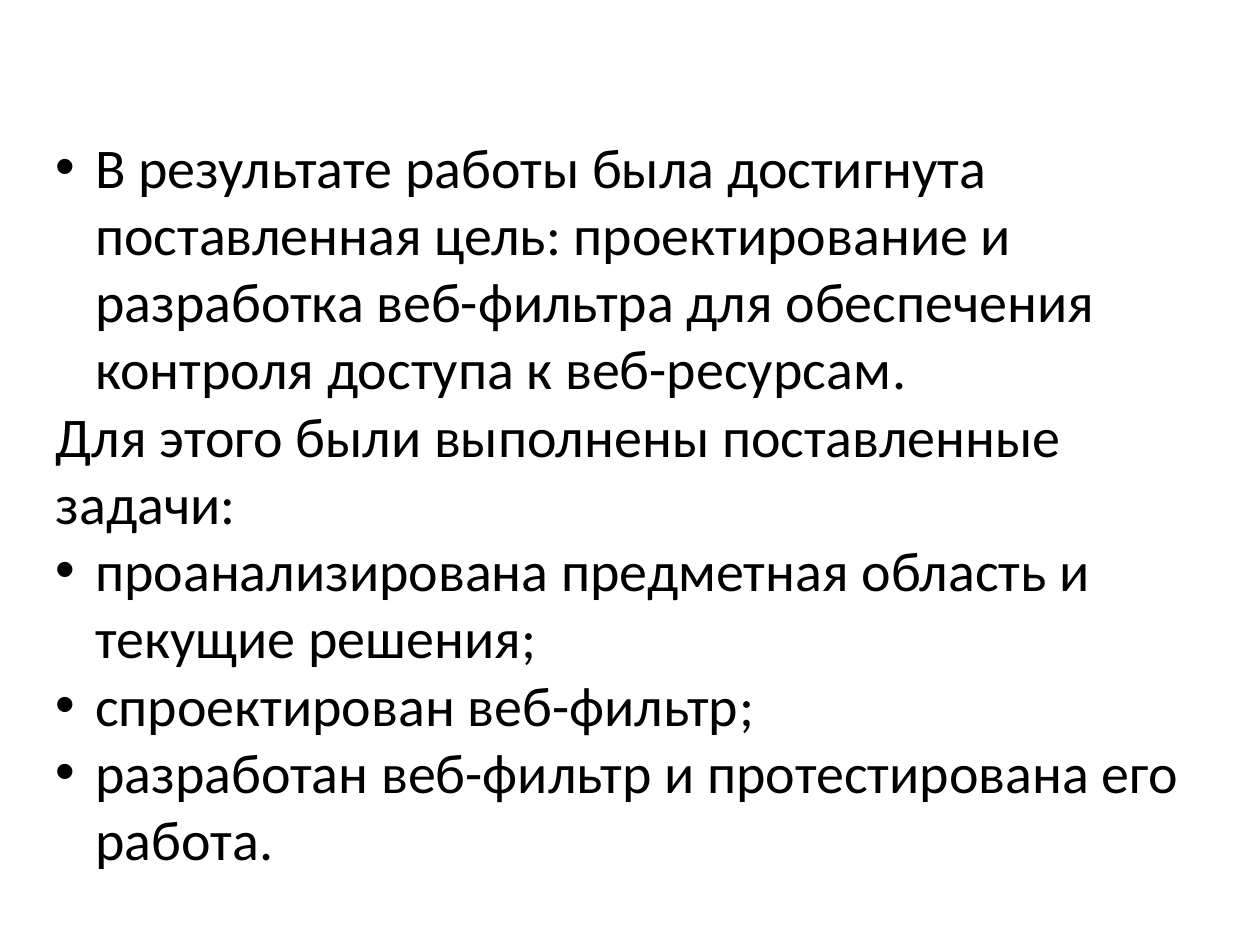
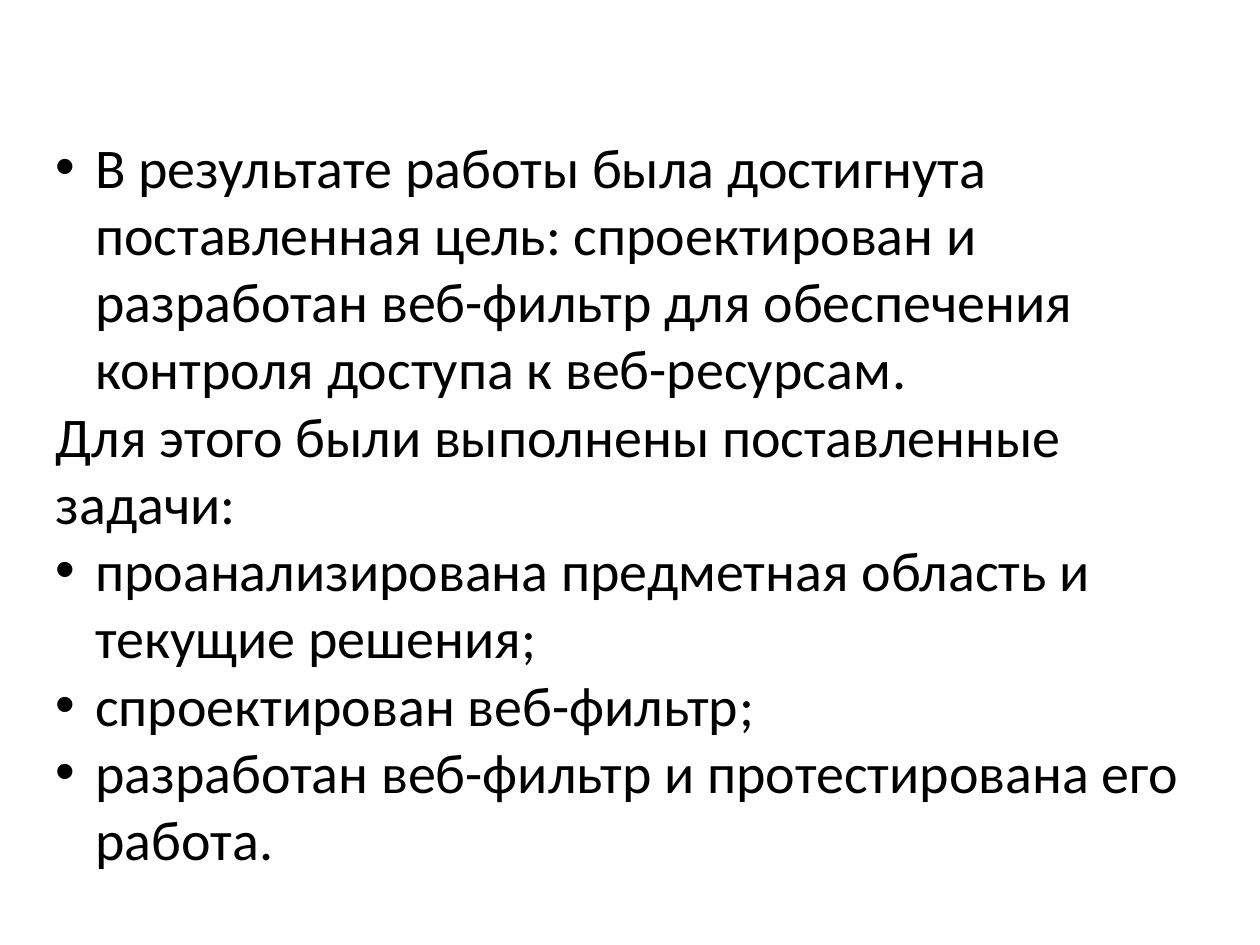
Before and after one commit to BizinMitya/WebFilter, a slide deck: slide 16 of diploma/Проектирование и разработка веб-фильтра для обеспечения контроля доступа к сетевым ресурсам.pptx (slide 15 before the commit). Drawn at 1260x945 pixels with LibreOffice and Linux fonts; fonts in the diff are those of the drawing; background and template pictures are left out. Boxes give left, top, right and bottom in pixels: in the first picture for what was removed or moved away, otherwise in the second. Text is boxed around its words. In the diff, an @@ line names an element or a change of style, - is before the commit and + after.

```diff
--- a/diploma/Проектирование и разработка веб-фильтра для обеспечения контроля доступа к сетевым ресурсам.pptx
+++ b/diploma/Проектирование и разработка веб-фильтра для обеспечения контроля доступа к сетевым ресурсам.pptx
@@ text at <box>95,150,1073,399</box>: text changed @@
-• В результате работы была достигнута поставленная цель: проектирование и разработка веб-фильтра для обеспечения контроля доступа к веб-ресурсам.
+• В результате работы была достигнута поставленная цель: спроектирован и разработан веб-фильтр для обеспечения контроля доступа к веб-ресурсам.
```
Also in this commit, not shown: 1 other slide changed, 1 slide added.
